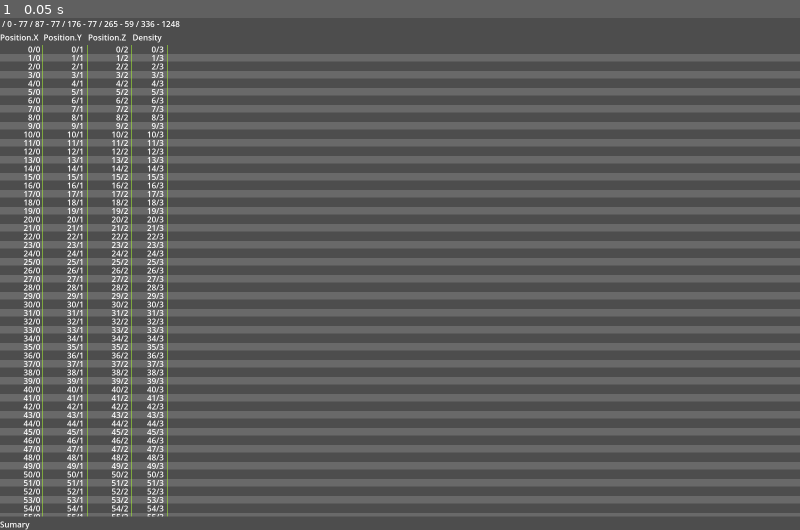
Above: before the commit, frame 1.
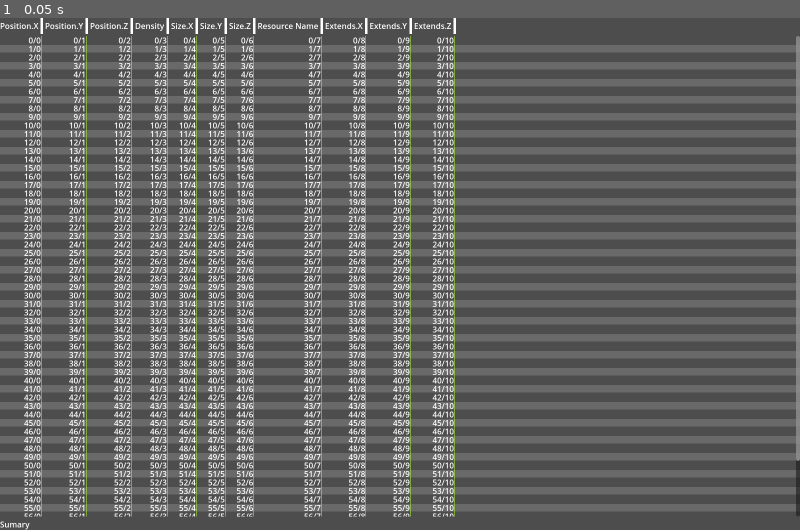
Above: after the commit, the same moment.

Repository: yabadabu/godot_flow
Game: Godot game, scene res://table_view.tscn
The game is run twice, just before and just after one commit, with the same random seed, the same clock (stepped at 60 frames per second) and the same inputs. This scene is started directly instead of the project's main scene.
Inputs:
- Up to frame 1 (0.05 s): no input

The runs differ from the first frame. In frame 1, 74% of the frame differs, in the area x 0-100%, y 0-98%.

Commit message:
horizontal scroll

Diff:
--- /dev/null
+++ b/draggable_separator.gd
@@ -0,0 +1,36 @@
+extends Control
+
+@export var target_left: Control = null
+var min_size: int = 10
+var drag_active := false
+var drag_start := 0
+
+signal dragged( amount : int )
+
+func _on_gui_input(event: InputEvent) -> void:
+	if event is InputEventMouseButton:
+		if event.button_index == MOUSE_BUTTON_LEFT:
+			drag_active = event.pressed
+			drag_start = event.position.x
+	elif event is InputEventMouseMotion and drag_active:
+		var delta = event.relative.x
+		if target_left:
+			target_left.custom_minimum_size.x = max(min_size, target_left.size.x + delta)
+			dragged.emit( delta )
+
+func _ready():
+	var parent := get_parent_control()
+	var idx = 0
+	var found := false
+	if not parent:
+		return
+	for child in parent.get_children():
+		if child == self:
+			found = true
+			break
+		idx = idx + 1
+	if found:
+		target_left = parent.get_child(idx-1)
+		if target_left is Label:
+			target_left.custom_minimum_size = target_left.size
+			target_left.clip_text = true
--- /dev/null
+++ b/draggable_separator.tscn
@@ -0,0 +1,9 @@
+[gd_scene load_steps=2 format=3 uid="uid://cg20lmbheuas4"]
+
+[ext_resource type="Script" uid="uid://caim1m8h41nff" path="res://draggable_separator.gd" id="1_osrar"]
+
+[node name="Separator" type="ColorRect"]
+custom_minimum_size = Vector2(5, 0)
+script = ExtResource("1_osrar")
+
+[connection signal="gui_input" from="." to="." method="_on_gui_input"]
--- a/scroll_container.gd
+++ b/scroll_container.gd
@@ -12,7 +12,7 @@
 	vbar.value_changed.connect( _on_scroll_changed )
 	font = get_theme_default_font()
 	line_height = get_theme_default_font_size() + 1
-	$Contents.custom_minimum_size = Vector2(400, 800 )
+	$Contents.custom_minimum_size = Vector2(400, 20 )
 
 func _on_scroll_changed(_value):
 	queue_redraw()
@@ -43,7 +43,7 @@
 func drawVerticalLines():
 	for idx in range( col_starts.size() ):
 		var x0 = col_starts[idx]
-		verticalLine( x0 - 1, Color.GREEN_YELLOW )
+		verticalLine( x0 - 6, Color.GREEN_YELLOW )
 		#verticalLine( x0, Color.GREEN_YELLOW )
 		#verticalLine( x0 + col_widths[idx], Color.WHITE )
 
--- a/table_view.gd
+++ b/table_view.gd
@@ -1,9 +1,12 @@
 extends VBoxContainer
 
-@onready var col_titles := $ColumnTitles
+@onready var col_titles := %ColumnTitles
 var columns : Array[ Label ] = []
+var num_rows := 64
 var col_starts : Array[ float ] = []
 var col_widths : Array[ float ] = []
+
+var separator : PackedScene = preload("res://draggable_separator.tscn")
 
 func clearColumns():
 	columns.clear()
@@ -17,34 +20,41 @@
 	lbl.text = text
 	lbl.custom_minimum_size = Vector2( 20, 0 )
 
-	while true:
-		var child_count = parent.get_child_count()
-		if child_count== 0:
-			break
-		elif child_count == 1:
-			var hs := HSplitContainer.new()
-			parent.add_child( hs )
-			parent = hs
-			hs.dragged.connect( splitDragged )
-			break
-		else:
-			parent = parent.get_child(1)
+	var child_count = parent.get_child_count()
+	if child_count== 0:
+		parent.add_child( lbl )
+	else:
+		var hs := separator.instantiate()
+		hs.size.y = 8
+		hs.dragged.connect( splitDragged )
+		parent.add_child( hs )
+		parent.add_child( lbl )
 
 	columns.append( lbl )
-	parent.add_child( lbl )
+
+func dataScrolled( _offset : int ):
+	$TitlesContainer.scroll_horizontal = $ScrollContainer.scroll_horizontal
+	call_deferred( "refreshUI" )
+
+func titlesScrolled( _offset : int ):
+	$ScrollContainer.scroll_horizontal = $TitlesContainer.scroll_horizontal
+	call_deferred( "refreshUI" )
 
 func splitDragged( _offset : int ):
+	$TitlesContainer.position.x = 0
 	col_starts.clear()
 	col_widths.clear()
 	for col in columns:
 		var pos = col.get_global_transform().origin
 		var lbl_size = col.size
-		col_starts.append( pos.x )
-		col_widths.append( lbl_size.x )
+		col_starts.append( pos.x - 1 )
+		col_widths.append( lbl_size.x + 2)
 	if col_starts.size() > 0:
 		col_widths[ col_widths.size() - 1 ] -= 16
 	$ScrollContainer.col_starts = col_starts
 	$ScrollContainer.col_widths = col_widths
+	$ScrollContainer/Contents.custom_minimum_size.x = %ColumnTitles.size.x
+	$ScrollContainer/Contents.custom_minimum_size.y = num_rows * $ScrollContainer.line_height
 	updateInfo()
 	$ScrollContainer.queue_redraw()
 
@@ -58,11 +68,19 @@
 	splitDragged(0)
 
 func _ready():
-	col_titles.dragged.connect( splitDragged )
+	$TitlesContainer.get_h_scroll_bar().value_changed.connect( titlesScrolled )
+	$ScrollContainer.get_h_scroll_bar().value_changed.connect( dataScrolled )
 	clearColumns()
 	addColumn( "Position.X" )
 	addColumn( "Position.Y" )
 	addColumn( "Position.Z" )
 	addColumn( "Density" )
+	addColumn( "Size.X" )
+	addColumn( "Size.Y" )
+	addColumn( "Size.Z" )
+	addColumn( "Resource Name" )
+	addColumn( "Extends.X" )
+	addColumn( "Extends.Y" )
+	addColumn( "Extends.Z" )
 	addColumn( "" )
 	call_deferred( "refreshUI" )
--- a/table_view.tscn
+++ b/table_view.tscn
@@ -1,7 +1,10 @@
-[gd_scene load_steps=3 format=3 uid="uid://b5a4uh306y0de"]
+[gd_scene load_steps=4 format=3 uid="uid://b5a4uh306y0de"]
 
 [ext_resource type="Script" uid="uid://dkek7m8lxexb3" path="res://table_view.gd" id="1_j3t5q"]
 [ext_resource type="Script" uid="uid://ccuv3evx8yrn3" path="res://scroll_container.gd" id="2_twygl"]
+
+[sub_resource type="LabelSettings" id="LabelSettings_twygl"]
+font_size = 12
 
 [node name="TableView" type="VBoxContainer"]
 anchors_preset = 15
@@ -9,20 +12,29 @@
 anchor_bottom = 1.0
 grow_horizontal = 2
 grow_vertical = 2
-size_flags_horizontal = 3
+size_flags_horizontal = 2
 size_flags_vertical = 3
 script = ExtResource("1_j3t5q")
 
 [node name="DebugInfo" type="Label" parent="."]
+visible = false
 layout_mode = 2
+label_settings = SubResource("LabelSettings_twygl")
 
-[node name="ColumnTitles" type="HSplitContainer" parent="."]
+[node name="TitlesContainer" type="ScrollContainer" parent="."]
 layout_mode = 2
-theme_override_constants/separation = 10
+horizontal_scroll_mode = 3
+vertical_scroll_mode = 0
+
+[node name="ColumnTitles" type="HBoxContainer" parent="TitlesContainer"]
+unique_name_in_owner = true
+custom_minimum_size = Vector2(0, 32)
+layout_mode = 2
 
 [node name="ScrollContainer" type="ScrollContainer" parent="."]
 layout_mode = 2
 size_flags_vertical = 3
+scroll_vertical_custom_step = 24.0
 script = ExtResource("2_twygl")
 
 [node name="Contents" type="Control" parent="ScrollContainer"]
Not shown, added: draggable_separator.gd.uid
